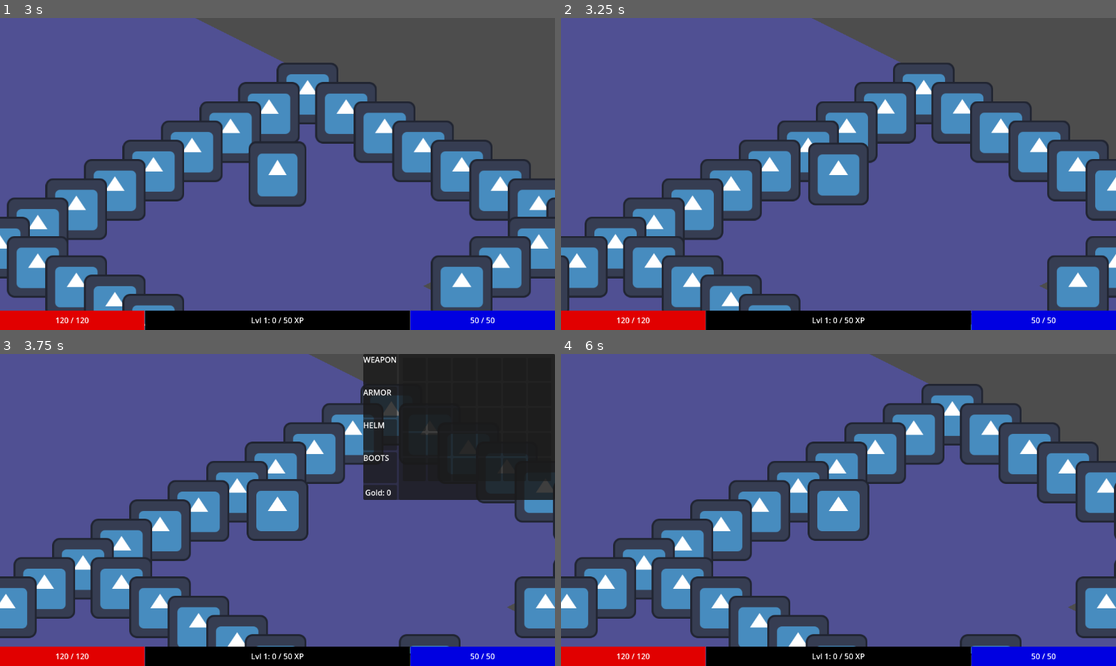
Above: before the commit, frames 1-4 (two rows, left to right).
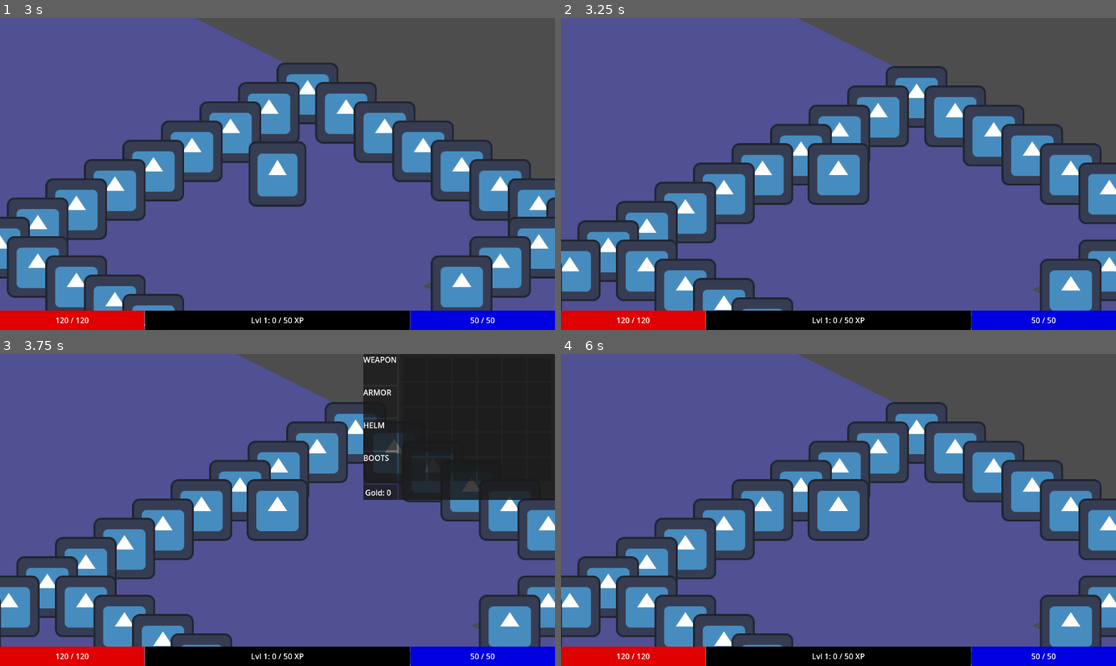
Above: after the commit, the same moments.

Repository: PietPadda/Godot_2D_ARPG
Game: Godot game, scene res://scenes/ui/main_menu.tscn
Same seed, same stepped clock (60 frames per second), same inputs: the game is played once before the commit and once after it. The engine's default icon, where the game draws it, is replaced by a stand-in: a white triangle on a blue panel in a dark square.
Inputs (mouse positions are in pixels of both pictures, inside the frame that each line leads up to):
- Up to frame 1 (3 s): click (22, 42) at 0.52 s; type "12" at 0.6 s; click "Host Game" at 1.25 s; tap Enter at 2 s; move the mouse to (399, 158) at 2.02 s; hold E (interact) 2.03-2.78 s; click (399, 158) at 2.17 s; tap Space at 2.75 s; move the mouse to (166, 189) at 2.77 s; click (166, 189) at 2.85 s
- Up to frame 2 (3.25 s): no input
- Up to frame 3 (3.75 s): move the mouse to (333, 441) at 3.52 s; tap I (toggle_character_sheet) at 3.6 s; click (333, 441) at 3.67 s
- Up to frame 4 (6 s): tap Enter at 4.25, 5.75 s; move the mouse to (938, 369) at 4.27 s; tap E (interact) at 4.35 s; click (938, 369) at 4.42 s; tap Space at 5 s; move the mouse to (938, 400) at 5.02 s; press the mouse at (938, 400) at 5.03 s; move the mouse to (938, 435) at 5.77 s; release the mouse at (938, 435) at 5.78 s; tap I (toggle_character_sheet) at 5.85 s; click (938, 435) at 5.92 s

Frame 1 is identical in both runs. In frame 2, 18% of the frame differs, in the area x 0-100%, y 0-100%; in frame 3, 18%; in frame 4, 24%.

Commit message:
feat(player): enable reactive pathfinding for all player states

Diff:
--- a/scripts/components/attack_component.gd
+++ b/scripts/components/attack_component.gd
@@ -43,9 +43,6 @@
 	animation_component.play_animation(attack_data.animation_name)
 	# Get the animation's length and start the timer with it.
 	var anim_duration = anim.length
-	# --- DEBUG: Print the duration we are starting the timer with. ---
-	if get_parent().is_in_group("player"):
-		print("ATTACK COMPONENT: Starting timer with duration: %f" % anim_duration)
 	duration_timer.start(anim_duration)
 
 	# Only attempt to deal damage if the target is still valid.
@@ -63,8 +60,5 @@
 			target_stats.server_take_damage.rpc_id(target_owner_id, total_damage, my_id)
 
 func on_timer_timeout() -> void:
-	# --- DEBUG: Print when the timer actually finishes. ---
-	if get_parent().is_in_group("player"):
-		print("ATTACK COMPONENT: Timer finished. Emitting 'attack_finished'.")
 	# When the timer finishes, we emit the signal.
 	emit_signal("attack_finished")
--- a/scripts/components/grid_movement_component.gd
+++ b/scripts/components/grid_movement_component.gd
@@ -116,5 +116,3 @@
 		_current_tile = new_tile
 		# If they have, we notify the GridManager of their new position.
 		Grid.update_character_position(owner, _current_tile)
-		# DEBUG: Print when a character registers a new position.
-		print("%s moved to new tile: %s" % [owner.name, new_tile])
--- a/scripts/components/stats_component.gd
+++ b/scripts/components/stats_component.gd
@@ -151,8 +151,8 @@
 ## Applies stat increases based on the current level.
 func _apply_stat_gains_for_level():
 	# This is the same logic that was in _level_up.
-	stats_data.max_health += 25
-	stats_data.max_mana += 20
+	stats_data.max_health += 5
+	stats_data.max_mana += 15
 	# We can add more stat increases here in the future.
 
 # --- RPCs ---
--- a/scripts/player/states/player_chase_state.gd
+++ b/scripts/player/states/player_chase_state.gd
@@ -22,6 +22,9 @@
 
 	# Connect to ALL necessary signals for responsive control.
 	grid_movement_component.path_finished.connect(_on_path_finished) # Key change!
+	# AND THE FINAL CONNECTION: Listen for waypoints to update the chase path.
+	grid_movement_component.waypoint_reached.connect(_recalculate_path)
+
 	# these connections allow the player to interrupt the chase.
 	input_component.move_to_requested.connect(_on_move_to_requested)
 	input_component.target_requested.connect(_on_target_requested)
@@ -35,6 +38,9 @@
 	# It should be disconnecting the one we connected in enter(): _on_path_finished.
 	if grid_movement_component.path_finished.is_connected(_on_path_finished):
 		grid_movement_component.path_finished.disconnect(_on_path_finished)
+	# Make sure we disconnect from the waypoint signal too.
+	if grid_movement_component.waypoint_reached.is_connected(_recalculate_path):
+		grid_movement_component.waypoint_reached.disconnect(_recalculate_path)
 	if input_component.move_to_requested.is_connected(_on_move_to_requested):
 		input_component.move_to_requested.disconnect(_on_move_to_requested)
 	if input_component.target_requested.is_connected(_on_target_requested):
--- a/scripts/player/states/player_move_state.gd
+++ b/scripts/player/states/player_move_state.gd
@@ -10,26 +10,22 @@
 	player.get_node("AnimationComponent").play_animation("Move")
 	# When we enter, start listening for the component to finish a step.
 	grid_movement_component.path_finished.connect(_on_path_finished)
+	# THIS IS THE KEY: We now listen for waypoints to recalculate our path.
+	grid_movement_component.waypoint_reached.connect(_recalculate_path)
 
 	# Connect to input component signals to allow interruption
 	input_component.move_to_requested.connect(_on_move_to_requested)
 	input_component.target_requested.connect(_on_target_requested)
 	input_component.cast_requested.connect(_on_cast_requested)
 
-	# Calculate and start the initial path
-	var start_pos = Grid.world_to_map(player.global_position)
-	var path  = Grid.find_path(start_pos, destination_tile)
-
-	if not path.is_empty():
-		grid_movement_component.move_along_path(path)
-	else:
-		# If for some reason no path is found, just go back to idle.
-		state_machine.change_state(States.PLAYER_STATE_NAMES[States.PLAYER.IDLE])
+	_recalculate_path() # Calculate and start the initial path.
 
 func exit() -> void:
 	# IMPORTANT: Disconnect the signal when we leave this state to prevent bugs.
 	if grid_movement_component.path_finished.is_connected(_on_path_finished):
 		grid_movement_component.path_finished.disconnect(_on_path_finished)
+	if grid_movement_component.waypoint_reached.is_connected(_recalculate_path):
+		grid_movement_component.waypoint_reached.disconnect(_recalculate_path)
 
 	# Disconnect input signals
 	input_component.move_to_requested.disconnect(_on_move_to_requested)
@@ -38,6 +34,18 @@
 
 func _physics_process(delta: float) -> void:
 	pass
+
+# We've moved the pathfinding logic into its own function for reuse.
+func _recalculate_path() -> void:
+	var start_pos = Grid.world_to_map(player.global_position)
+	# The 'owner_node' is available from the base PlayerState class.
+	var new_path = Grid.find_path(start_pos, destination_tile, owner)
+
+	if not new_path.is_empty():
+		grid_movement_component.move_along_path(new_path)
+	else:
+		# If no path is found (e.g., destination is now blocked), go idle.
+		state_machine.change_state(States.PLAYER_STATE_NAMES[States.PLAYER.IDLE])
 
 # ---Signal Handlers---
 func _on_path_finished() -> void:
